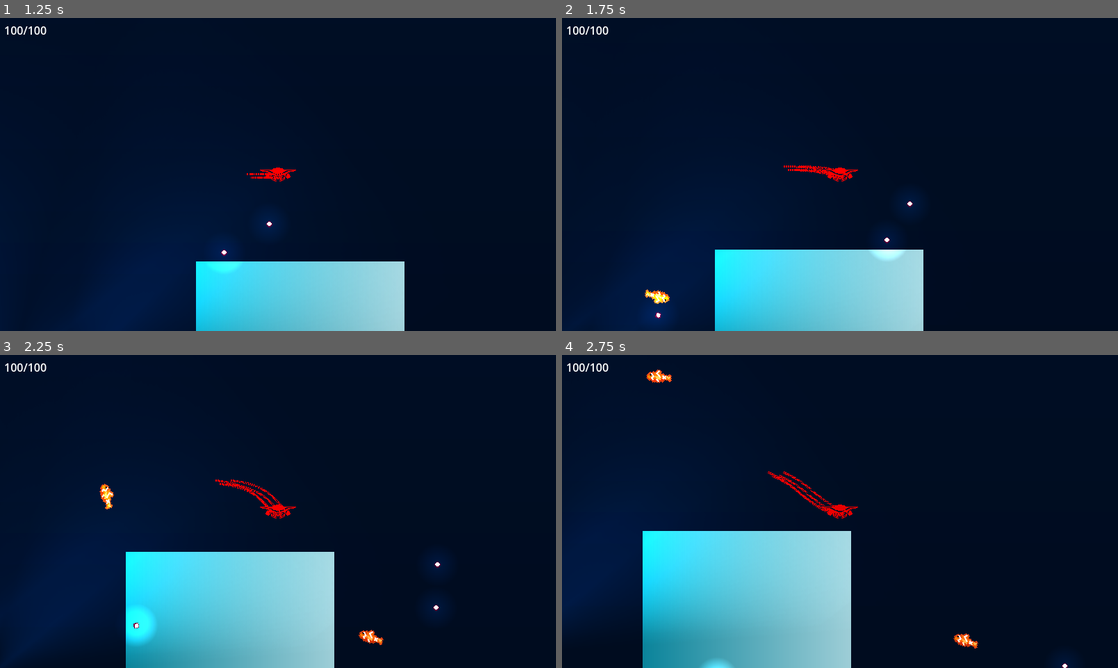
Above: before the commit, frames 1-4 (two rows, left to right).
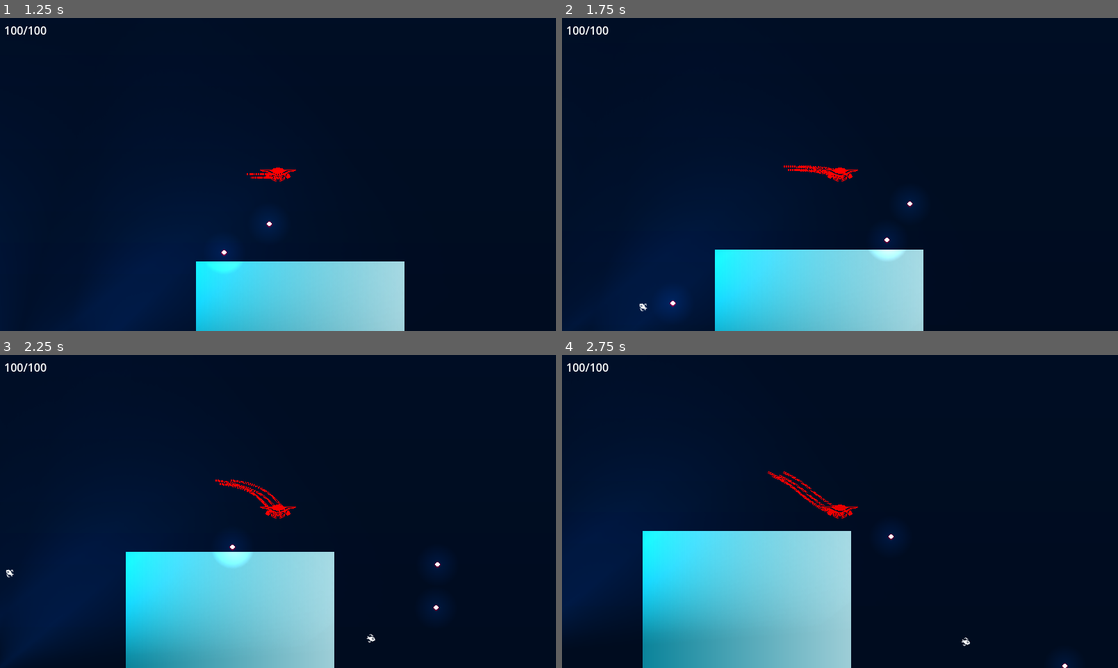
Above: after the commit, the same moments.

Repository: sialiss/GMTK-gamejam2023
Game: Godot game, scene res://Scenes/Sea/Sea.tscn
Same seed, same stepped clock (60 frames per second), same inputs: the game is played once before the commit and once after it.
Inputs:
- Up to frame 1 (1.25 s): hold D (move_right) from 0.53 s (still down)
- Up to frame 2 (1.75 s): release D (move_right) at 1.28 s; hold S (move_down) from 1.28 s (still down)
- Up to frame 3 (2.25 s): release S (move_down) at 2.03 s; hold D (move_right) from 2.03 s (still down)
- Up to frame 4 (2.75 s): keep holding D (move_right)

Frame 1 is identical in both runs. In frame 2, 0.2% of the frame differs, in the area x 13-21%, y 86-97%; in frame 3, 1.1%, in the area x 1-69%, y 41-93%; in frame 4, 0.4%.

Commit message:
Add animation for fish

Diff:
--- a/Scenes/Enemies/Fish/EnemyFish.tscn
+++ b/Scenes/Enemies/Fish/EnemyFish.tscn
@@ -1,23 +1,47 @@
-[gd_scene load_steps=4 format=3 uid="uid://3pi360uwaxyl"]
+[gd_scene load_steps=6 format=3 uid="uid://3pi360uwaxyl"]
 
 [ext_resource type="Script" path="res://Scenes/Enemies/Fish/EnemyFish.gd" id="1_0b6co"]
-[ext_resource type="Texture2D" uid="uid://ddoompse4d7on" path="res://Assets/Textures/Temporary/24a703e76f28bb33cacfaf8c280084ee.png" id="2_017si"]
+[ext_resource type="Texture2D" uid="uid://djkfsslux61eo" path="res://Assets/Textures/XenoLife/fish1.png" id="2_vq4ho"]
 
 [sub_resource type="CapsuleShape2D" id="CapsuleShape2D_7p3m6"]
-radius = 11.0
-height = 38.0
+radius = 7.0
+height = 14.0
+
+[sub_resource type="Animation" id="Animation_nek6u"]
+resource_name = "swim"
+tracks/0/type = "value"
+tracks/0/imported = false
+tracks/0/enabled = true
+tracks/0/path = NodePath("Sprite2D:frame")
+tracks/0/interp = 1
+tracks/0/loop_wrap = true
+tracks/0/keys = {
+"times": PackedFloat32Array(),
+"transitions": PackedFloat32Array(),
+"update": 1,
+"values": []
+}
+
+[sub_resource type="AnimationLibrary" id="AnimationLibrary_wxyls"]
+_data = {
+"swim": SubResource("Animation_nek6u")
+}
 
 [node name="RigidBody2D" type="RigidBody2D"]
 gravity_scale = 0.0
 script = ExtResource("1_0b6co")
 
 [node name="CollisionShape2D" type="CollisionShape2D" parent="."]
-position = Vector2(-1, -1)
 rotation = 1.5708
 shape = SubResource("CapsuleShape2D_7p3m6")
 
 [node name="Sprite2D" type="Sprite2D" parent="."]
 unique_name_in_owner = true
-rotation = 0.780465
-scale = Vector2(0.1, 0.1)
-texture = ExtResource("2_017si")
+texture = ExtResource("2_vq4ho")
+hframes = 2
+
+[node name="AnimationPlayer" type="AnimationPlayer" parent="."]
+autoplay = "swim"
+libraries = {
+"": SubResource("AnimationLibrary_wxyls")
+}
